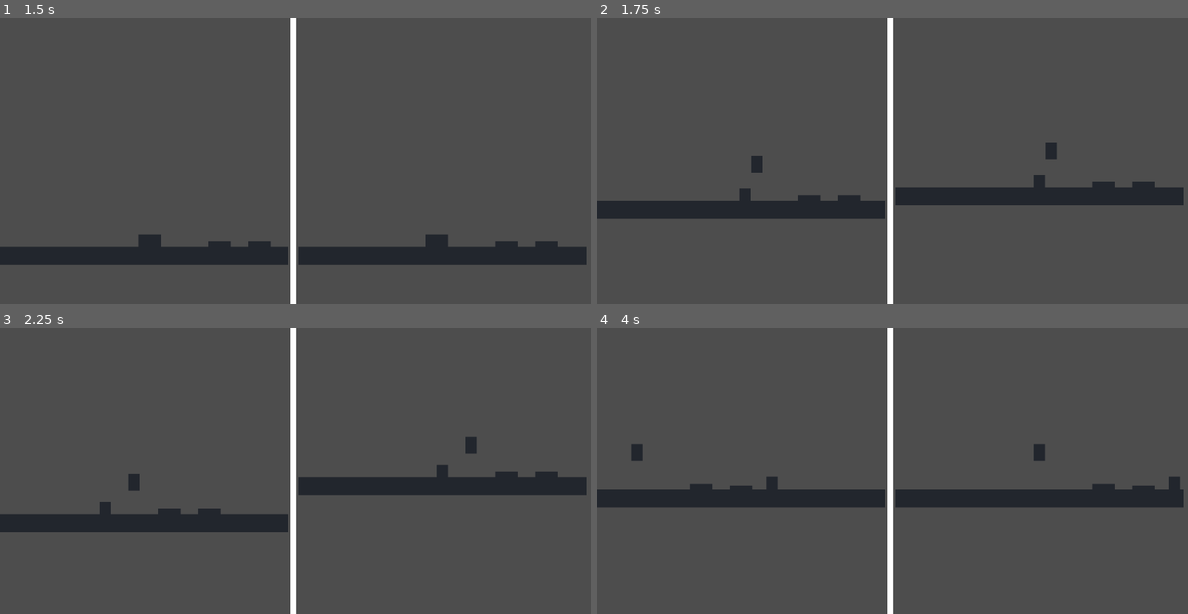
Above: before the commit, frames 1-4 (two rows, left to right).
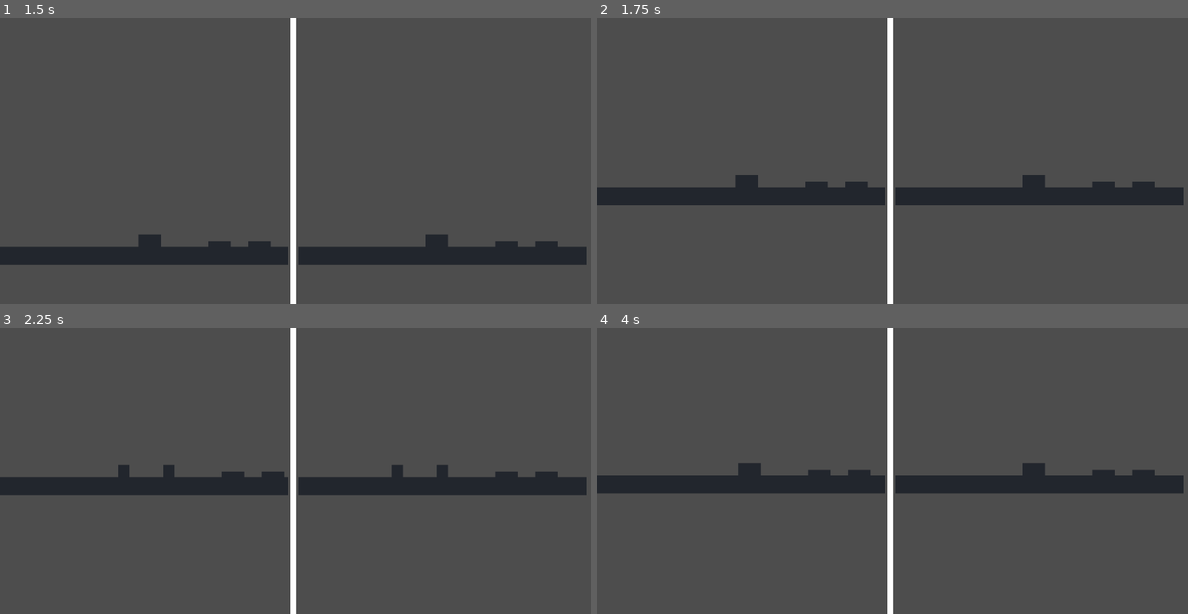
Above: after the commit, the same moments.

Repository: lindenzheng/orthogonal
Game: Godot game, scene res://scenes/game.tscn
Same seed, same stepped clock (60 frames per second), same inputs: the game is played once before the commit and once after it.
Inputs:
- Up to frame 1 (1.5 s): hold D (p1_move_right) from 0.53 s (still down); tap W (p1_interact) at 0.6 s; tap Up (p2_interact) at 0.8, 1.35 s
- Up to frame 2 (1.75 s): keep holding D (p1_move_right); tap W (p1_interact) at 1.55 s
- Up to frame 3 (2.25 s): release D (p1_move_right) at 2.03 s; hold A (p1_move_left) from 2.03 s (still down); tap W (p1_interact) at 2.1 s
- Up to frame 4 (4 s): tap Up (p2_interact) at 2.3, 2.85, 3.8 s; release A (p1_move_left) at 2.78 s; hold D (p1_move_right) from 2.78 s (still down); tap W (p1_interact) at 3.05, 3.6 s

Frame 1 is identical in both runs. In frame 2, 4.9% of the frame differs, in the area x 0-78%, y 43-71%; in frame 3, 6.8%; in frame 4, 9.9%, in the area x 0-100%, y 40-63%.

Commit message:
Add lever.tscn and remove player jump

Diff:
--- a/scenes/level.tscn
+++ b/scenes/level.tscn
@@ -1,8 +1,9 @@
-[gd_scene load_steps=6 format=3 uid="uid://jbpbc80kq8s2"]
+[gd_scene load_steps=7 format=3 uid="uid://jbpbc80kq8s2"]
 
 [ext_resource type="PackedScene" uid="uid://dqbmj5ii7qrqs" path="res://scenes/player.tscn" id="1_mx8sn"]
 [ext_resource type="PackedScene" uid="uid://uaxu3fr55fp8" path="res://scenes/button.tscn" id="4_mx8sn"]
 [ext_resource type="Resource" uid="uid://do2evqt18sebb" path="res://scripts/player2_controls.tres" id="5_8iemx"]
+[ext_resource type="PackedScene" uid="uid://bojskohbtf8ng" path="res://scenes/lever.tscn" id="5_ppgk2"]
 [ext_resource type="Texture2D" uid="uid://dxnbgy55af4o4" path="res://assets/sprites/floor.png" id="6_64w2a"]
 
 [sub_resource type="RectangleShape2D" id="RectangleShape2D_0e48y"]
@@ -32,3 +33,6 @@
 
 [node name="Button2" parent="." instance=ExtResource("4_mx8sn")]
 position = Vector2(71, 1000)
+
+[node name="Lever" parent="." instance=ExtResource("5_ppgk2")]
+position = Vector2(413, 953)
--- /dev/null
+++ b/scenes/lever.tscn
@@ -0,0 +1,28 @@
+[gd_scene load_steps=5 format=3 uid="uid://bojskohbtf8ng"]
+
+[ext_resource type="Script" uid="uid://clv6i26stfmv4" path="res://scripts/lever.gd" id="1_qxmkn"]
+[ext_resource type="Texture2D" uid="uid://es554wt6etih" path="res://assets/sprites/lever.png" id="2_qxmkn"]
+[ext_resource type="Texture2D" uid="uid://cvcihibey5543" path="res://assets/sprites/leverswitched.png" id="3_8di2w"]
+
+[sub_resource type="RectangleShape2D" id="RectangleShape2D_0hol4"]
+size = Vector2(10, 20)
+
+[node name="Lever" type="Area2D"]
+script = ExtResource("1_qxmkn")
+
+[node name="CollisionShape2D" type="CollisionShape2D" parent="."]
+position = Vector2(1, 1)
+scale = Vector2(2, 2)
+shape = SubResource("RectangleShape2D_0hol4")
+
+[node name="Lever" type="Sprite2D" parent="CollisionShape2D"]
+position = Vector2(-9.536743e-07, 0)
+scale = Vector2(0.25, 0.25)
+texture = ExtResource("2_qxmkn")
+
+[node name="LeverSwitched" type="Sprite2D" parent="CollisionShape2D"]
+scale = Vector2(0.25, 0.25)
+texture = ExtResource("3_8di2w")
+
+[connection signal="body_entered" from="." to="." method="_on_Button_body_entered"]
+[connection signal="body_exited" from="." to="." method="_on_Area2D_body_exited"]
--- a/scripts/button.gd
+++ b/scripts/button.gd
@@ -13,12 +13,8 @@
 	#print(body.name + " touched the button") #Debug
 	if objects_touching == 0:
 		print(body.name + " pressed the button!") #Debug
-		_change_button_visuals()
+		await _animate_scale(sprite_normal, Vector2(10.0, 1.0), Vector2(10.0, 3.0))
 	objects_touching += 1
-
-func _change_button_visuals():
-	#print("Animation!") # Debug
-	await _animate_scale(sprite_normal, Vector2(10.0, 1.0), Vector2(10.0, 3.0))
 
 func _animate_scale(sprite, start_scale, end_scale):
 	var tween = get_tree().create_tween() # Creates a tween (object that does a transition animation)
--- /dev/null
+++ b/scripts/lever.gd
@@ -0,0 +1,38 @@
+extends Area2D
+
+@onready var sprite_normal = $CollisionShape2D/Lever  # The normal sprite
+@onready var sprite_pressed = $CollisionShape2D/LeverSwitched  # The sprite for the pressed state
+var character_in_range = false
+
+func _ready():
+	# Ensure the pressed sprite is hidden at the start
+	sprite_pressed.visible = false
+
+# Called when the node enters the area
+func _on_Button_body_entered(body):
+	if body.is_in_group("player"):
+		character_in_range = true
+
+# Called when the node exits the area
+func _on_Area2D_body_exited(body):
+	if body.is_in_group("player"):
+		character_in_range = false
+
+func _process(delta):
+	if character_in_range && (Input.is_action_just_pressed("p1_interact") || Input.is_action_just_pressed("p2_interact")):
+		_press_lever()
+
+func _press_lever():
+	print("Lever pressed!") # Debug
+	await _animate_scale(sprite_pressed, Vector2(0.25, 0.25), Vector2(0.25, 0.25))
+
+func _animate_scale(sprite, start_scale, end_scale):
+	var tween = get_tree().create_tween()
+	tween.tween_property(sprite, "scale", start_scale, 0.075)
+	await tween.finished
+	_toggle_sprite_visibility()
+	sprite.scale = end_scale
+
+func _toggle_sprite_visibility():
+	sprite_normal.visible = !sprite_normal.visible
+	sprite_pressed.visible = !sprite_pressed.visible
--- a/scripts/player.gd
+++ b/scripts/player.gd
@@ -1,10 +1,12 @@
 extends CharacterBody2D
 
+@export var controls: PlayerControls = null
 
 const SPEED = 300.0
 const JUMP_VELOCITY = -400.0
 
-@export var controls: PlayerControls = null
+func _ready():
+	add_to_group("player")
 
 func _physics_process(delta: float) -> void:
 	# Add the gravity.
@@ -13,7 +15,8 @@
 
 	# Handle jump.
 	if Input.is_action_just_pressed(controls.interact) and is_on_floor():
-		velocity.y = JUMP_VELOCITY
+			print(self.name + " interacted") # Debug
+		#velocity.y = JUMP_VELOCITY
 
 	# Get the input direction and handle the movement/deceleration.
 	# As good practice, you should replace UI actions with custom gameplay actions.
Binary file added: assets/sprites/lever.png
Not shown, added: assets/sprites/lever.png.import
Binary file added: assets/sprites/leverswitched.png
Not shown, added: assets/sprites/leverswitched.png.import
Not shown, added: scripts/lever.gd.uid
